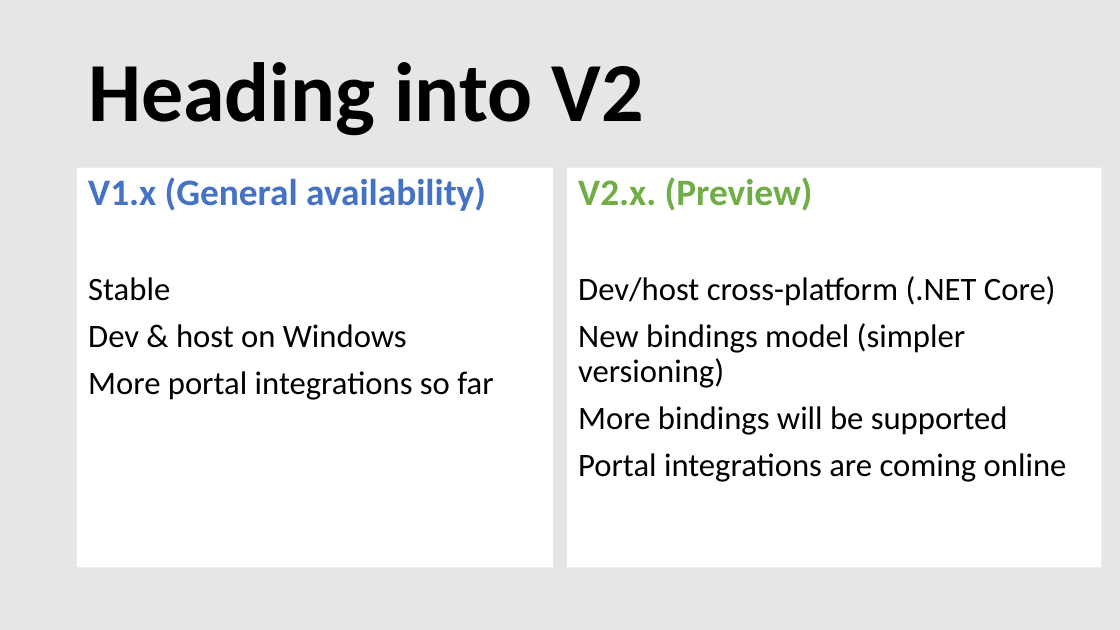
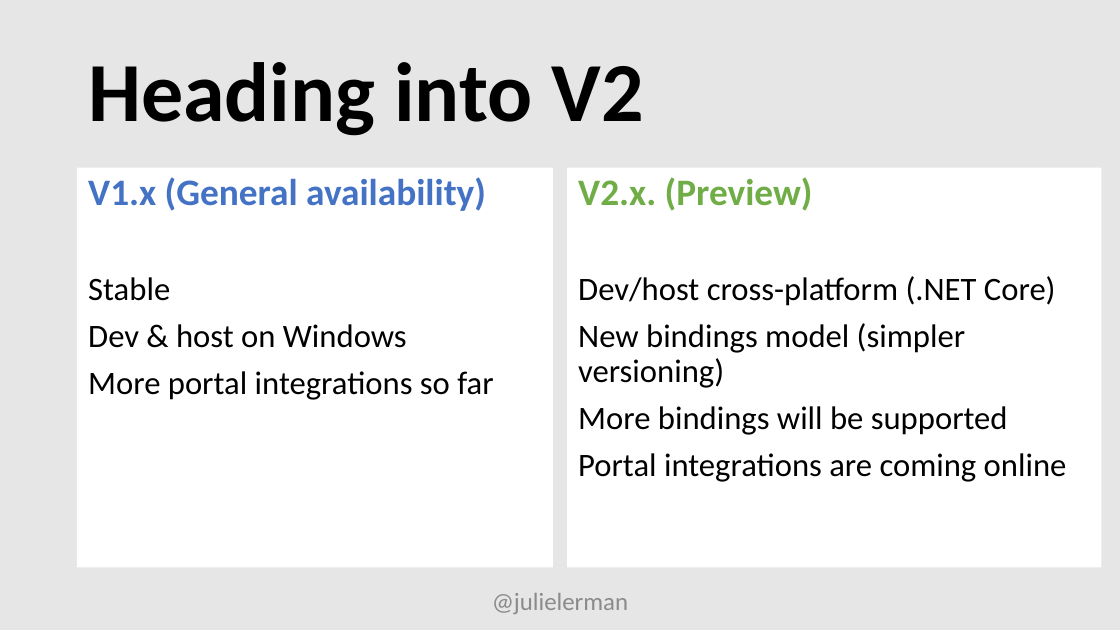
Before and after one commit to julielerman/ServerlessFall2018, a slide deck: slide 11 of Lerman_ServerlessDataAPI.pptx. Drawn at 1120x630 pixels with LibreOffice and Linux fonts; fonts in the diff are those of the drawing. Boxes give left, top, right and bottom in pixels: in the first picture for what was removed or moved away, otherwise in the second. Text is boxed around its words. In the diff, an @@ line names an element or a change of style, - is before the commit and + after.

```diff
--- a/Lerman_ServerlessDataAPI.pptx
+++ b/Lerman_ServerlessDataAPI.pptx
@@ text added at (492, 593, 628, 614), 16 pt, text #8C8C8C @@
+@julielerman
```
Also in this commit, not shown: 7 other slides changed, 1 slide added, 1 slide removed.
